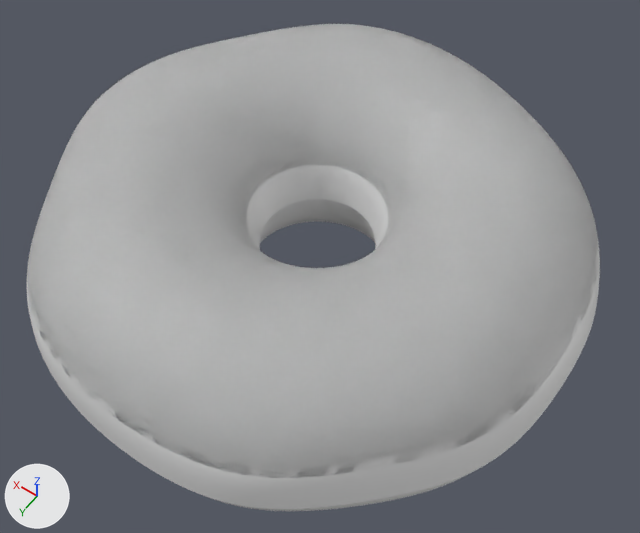
Renders of the Blender file donut.blend from each side of a commit.
One viewpoint serves both versions: a 50 mm lens placed at (-0.0132, 0.0229, 0.1732), pointed at (0.0464, -0.0606, 0.0421). Lighting does not change. The marker at lower left points along +X, +Y and +Z.

Script lines for the objects in view, before the commit:
```python
me_torus_010 = bpy.data.meshes.new('Torus.010')
me_torus_010.from_pydata(...)  # 640 vertices, 640 faces; spans x -0.0521..0.0538, y -0.0529..0.054, z -0.0202..0.0221
me_torus_010.polygons.foreach_set('use_smooth', [True] * 640)
me_torus_011 = bpy.data.meshes.new('Torus.011')
me_torus_011.from_pydata(...)  # 360 vertices, 320 faces; spans x -0.0521..0.0538, y -0.0529..0.054, z -0.0012..0.0221
me_torus_011.polygons.foreach_set('use_smooth', [True] * 320)
ob_donut = bpy.data.objects.new('donut', me_torus_010)
ob_donut.location = (0.05, -0.0649, 0.0425)
_m = ob_donut.modifiers.new('Subdivision', 'SUBSURF')
ob_icing = bpy.data.objects.new('icing', me_torus_011)
ob_icing.location = (0.05, -0.0649, 0.0425)
_m = ob_icing.modifiers.new('Subdivision', 'SUBSURF')
```
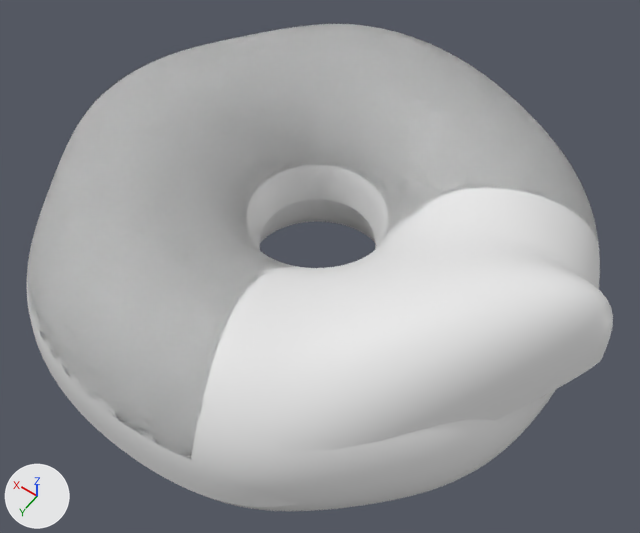
Commit message: donut changes

Pixel boxes [x1, y1, x2, y2] of what changed, in the pictures (640 x 533 px; the box of a moved part takes in the faces that stretch with it):
'icing', reshaped
    before: [27, 91, 600, 509]
    after: [27, 91, 613, 507]
part 1 of me_torus_011, moved or reshaped
    before: [238, 273, 598, 509]
    after: [243, 205, 613, 507]

What the commit changed:
me_torus_011 is used by ob_icing; location (0.05, -0.0649, 0.0425).
me_torus_011 had 360 vertices, 320 faces and spanned x -0.0521..0.0538, y -0.0529..0.054, z -0.0012..0.0221.
me_torus_011 now has 360 vertices, 320 faces and spans x -0.0561..0.0538, y -0.0529..0.054, z -0.0012..0.0265.
me_torus_011 part 1: 50 of 360 vertices moved; they spanned x -0.0521..-0.017, y -0.0096..0.0467, z -0.0004..0.0204 and now span x -0.0561..-0.0171, y -0.0105..0.0465, z 0.0..0.0265; mean shift (-0.0022, -0.0061, 0.0044); largest move (-0.048, 0.0211, 0.0082) -> (-0.0544, 0.003, 0.0214).
